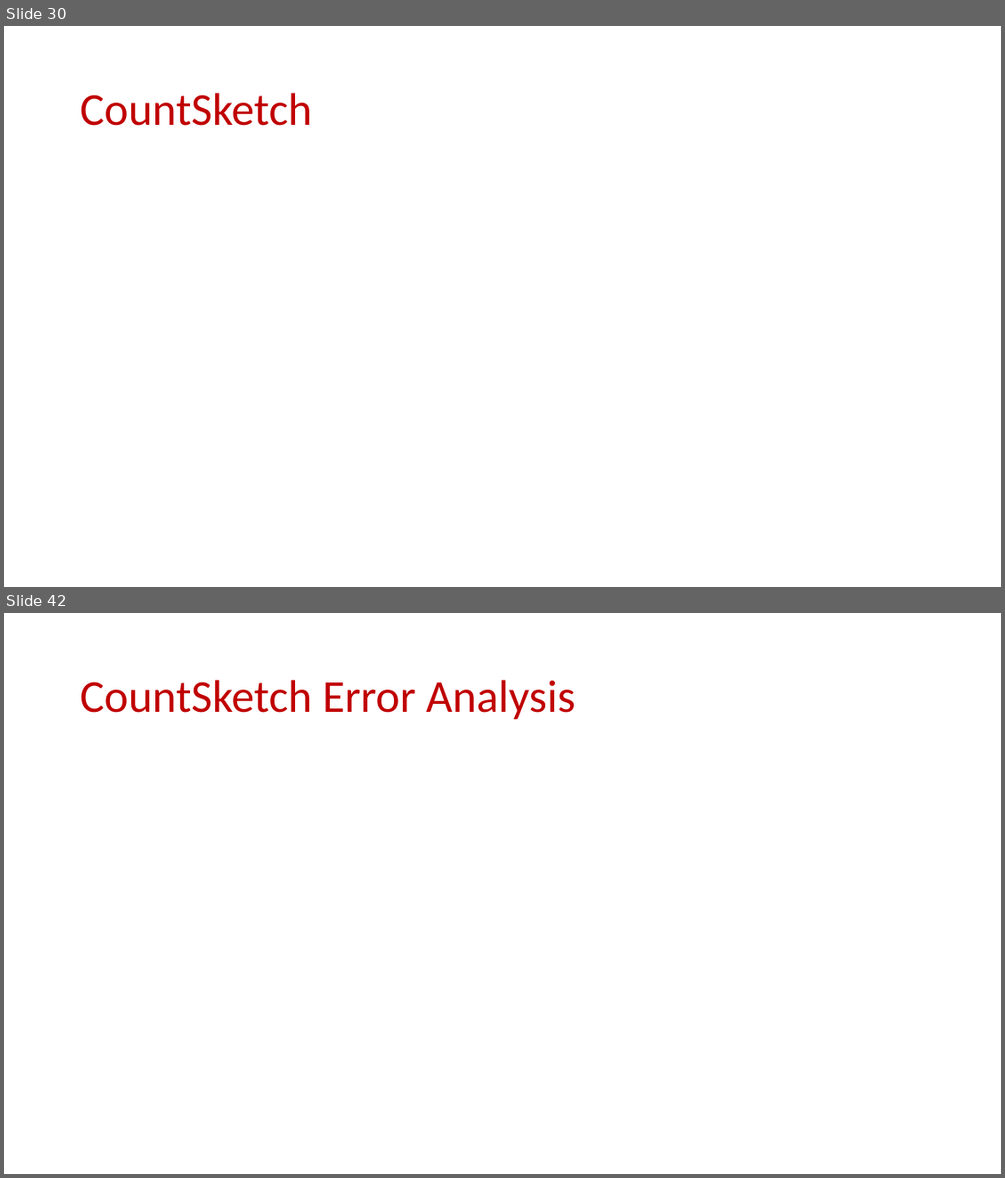
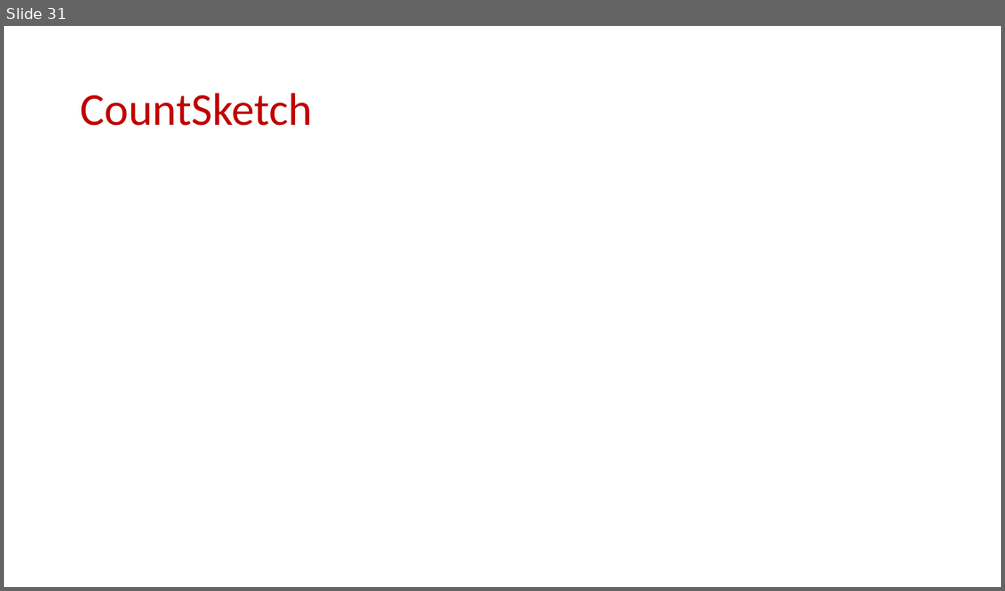
Before and after one commit to samsonzhou/samsonzhou.github.io, a slide deck: CSCE658-S24/L9.pptx. Shown one above the other, each under a label of ours: slides 30 and 42 before the commit, slide 31 after it; the slides between them are not shown. The pictures are 1005x1178 and 1005x591 pixels, drawn with LibreOffice and Linux fonts; fonts in the diff are those of the drawing; grey boxes stand for pictures. Boxes give left, top, right and bottom in pixels: in the first picture for what was removed or moved away, otherwise in the second. Text is boxed around its words. In the diff, an @@ line names an element or a change of style, - is before the commit and + after.

```diff
--- a/CSCE658-S24/L9.pptx
+++ b/CSCE658-S24/L9.pptx
@@ slide 42 removed at <box>4,613,1001,1174</box>, background #FFFFFF @@
@@ title removed at <box>80,680,575,720</box> @@
-CountSketch Error Analysis
@@ what was slide 30 is now slide 31 @@
```
Also in this commit, not shown: 12 slides changed, 1 slide added, 13 other slides removed, 3 other files.
